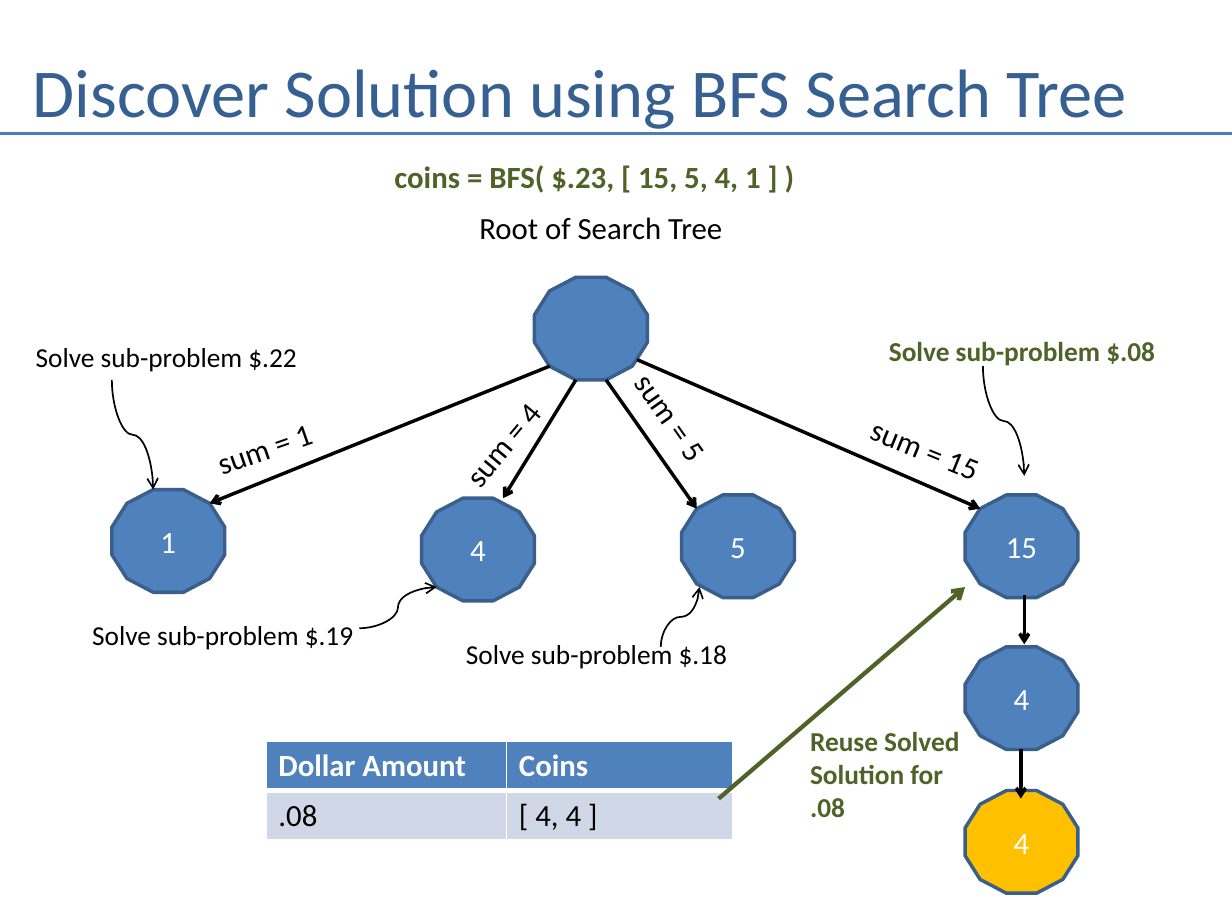
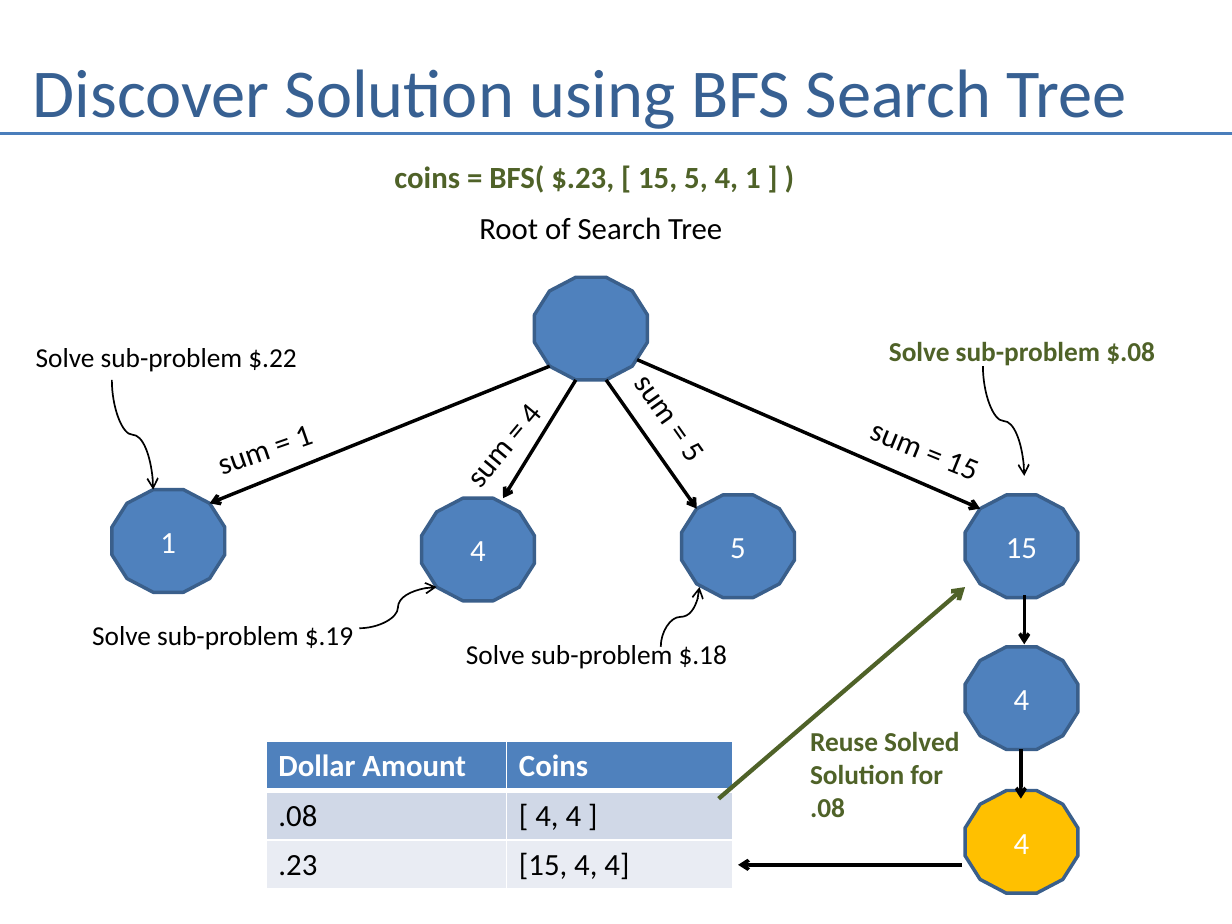
Before and after one commit to andrewferlitsch/Portland-Data-Science-Group, a slide deck: slide 11 of Presentations/AI Dynamic Programming.pptx. Drawn at 1232x924 pixels with LibreOffice and Linux fonts; fonts in the diff are those of the drawing. Boxes give left, top, right and bottom in pixels: in the first picture for what was removed or moved away, otherwise in the second. Text is boxed around its words. In the diff, an @@ line names an element or a change of style, - is before the commit and + after.

```diff
--- a/Presentations/AI Dynamic Programming.pptx
+++ b/Presentations/AI Dynamic Programming.pptx
@@ table at (266,742,733,890) @@
+row 3: .23 | [15, 4, 4]
@@ arrow added from (962, 865) to (738, 865), #000000 2 pt @@
```
Also in this commit, not shown: 1 other slide changed.
